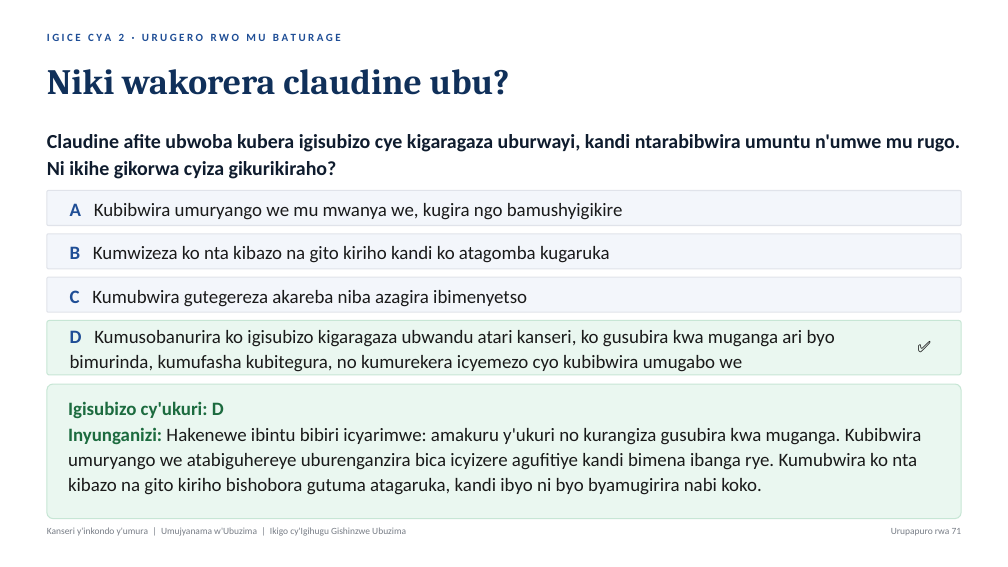
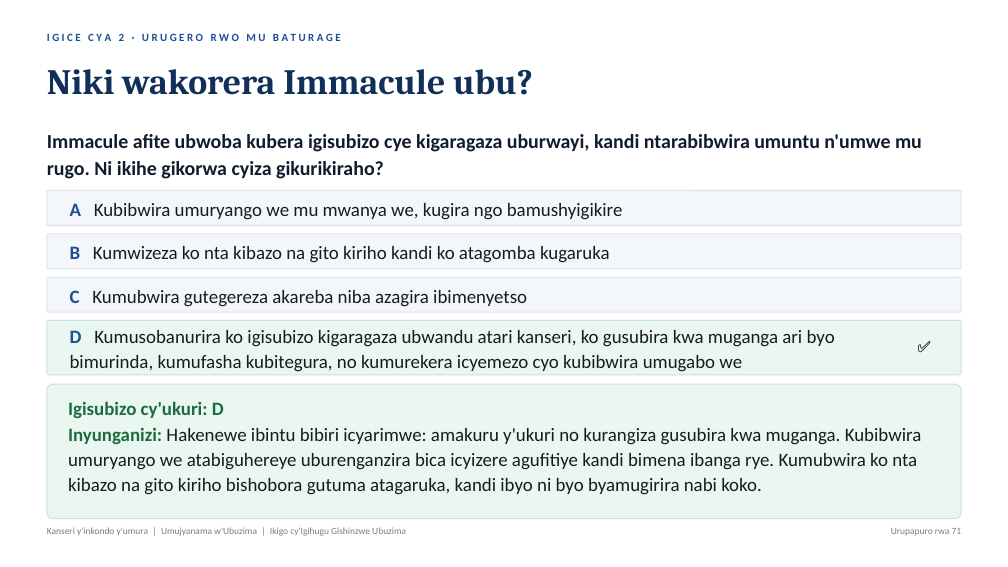
Before and after one commit to jayantsaraf/BVGH_RTC, a slide deck: slide 71 of Cervical/Content/Cervical_CHW_KYR.pptx. Drawn at 1008x567 pixels with LibreOffice and Linux fonts; fonts in the diff are those of the drawing. Boxes give left, top, right and bottom in pixels: in the first picture for what was removed or moved away, otherwise in the second. Text is boxed around its words. In the diff, an @@ line names an element or a change of style, - is before the commit and + after.

```diff
--- a/Cervical/Content/Cervical_CHW_KYR.pptx
+++ b/Cervical/Content/Cervical_CHW_KYR.pptx
@@ text at box(47, 69, 533, 95): text changed @@
-Niki wakorera claudine ubu?
+Niki wakorera Immacule ubu?
@@ text at box(47, 134, 922, 179): text changed @@
-Claudine afite ubwoba kubera igisubizo cye kigaragaza uburwayi, kandi ntarabibwira umuntu n'umwe mu rugo. Ni ikihe gikorwa cyiza gikurikiraho?
+Immacule afite ubwoba kubera igisubizo cye kigaragaza uburwayi, kandi ntarabibwira umuntu n'umwe mu rugo. Ni ikihe gikorwa cyiza gikurikiraho?
```
Also in this commit, not shown: 5 other slides changed, 1 other file.
